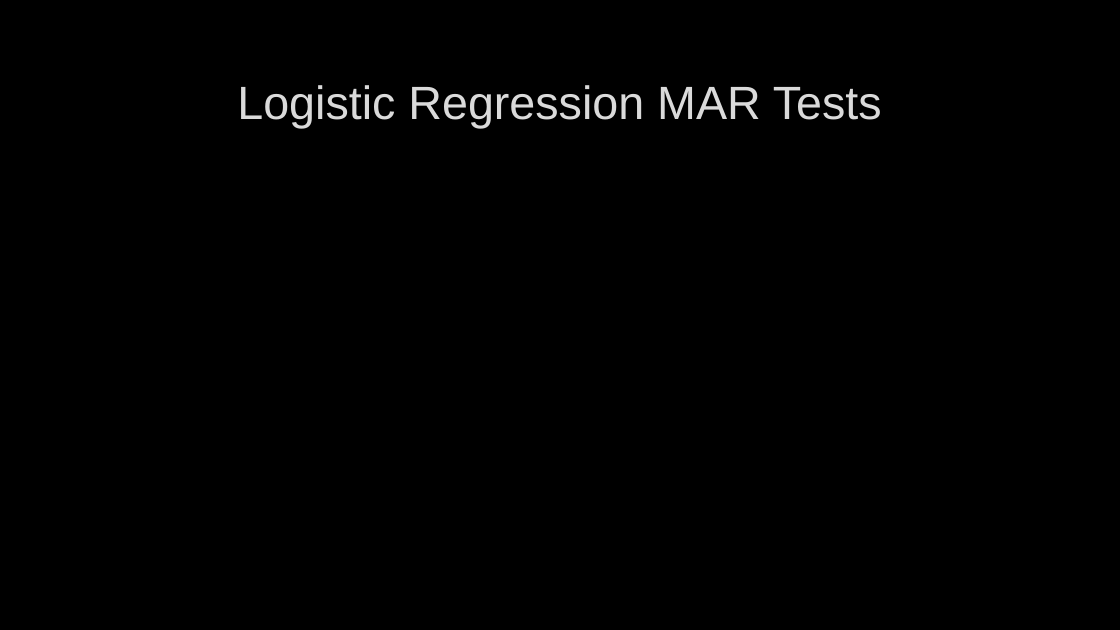
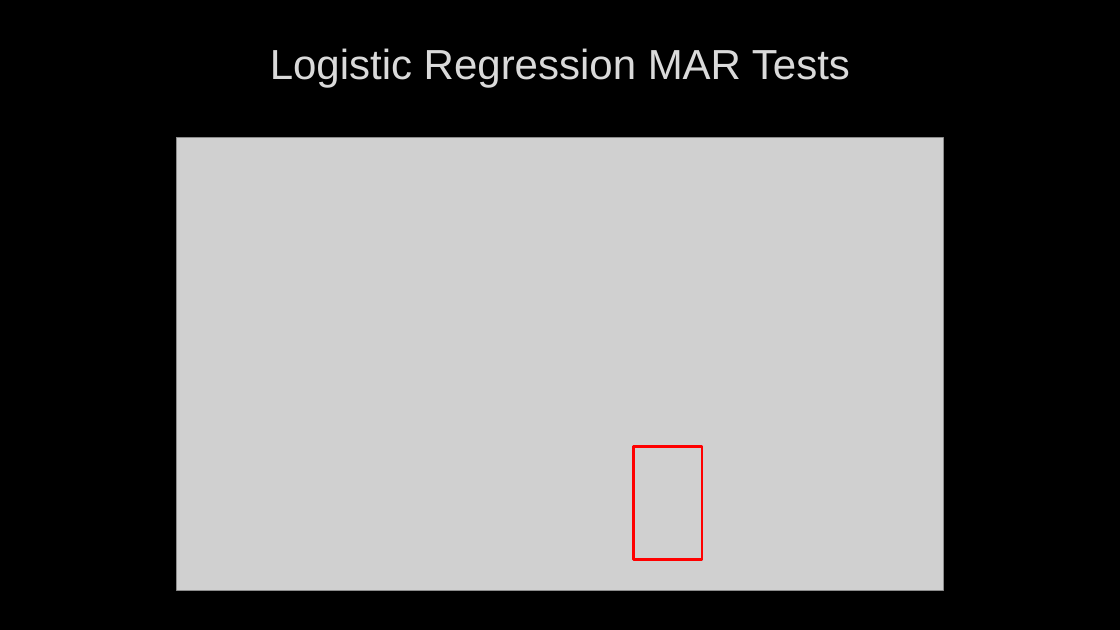
Before and after one commit to sdewittiii/Missing-Data-Imputation, a slide deck: slide 17 of Presentation/Multiple Imputation in Stata Tutorial.pptx (slide 18 before the commit). Drawn at 1120x630 pixels with LibreOffice and Linux fonts; fonts in the diff are those of the drawing; grey boxes stand for pictures; background and template pictures are left out. Boxes give left, top, right and bottom in pixels: in the first picture for what was removed or moved away, otherwise in the second. Text is boxed around its words. In the diff, an @@ line names an element or a change of style, - is before the commit and + after.

Commit message:
Finalizing Presentation
Finishing up the presentation and moving some files around. Might return to the Markdown format someday. It does mostly, it just did not want to show code and results for some reason on the slides. Need more time to debug it, but it's far easier to do that in R anyhow.

```diff
--- a/Presentation/Multiple Imputation in Stata Tutorial.pptx
+++ b/Presentation/Multiple Imputation in Stata Tutorial.pptx
@@ title "Logistic Regression MAR Tests": place and size @@
-title "Logistic Regression MAR Tests" at box(237, 85, 882, 128)
+title "Logistic Regression MAR Tests" at box(270, 48, 850, 87)
@@ title "Logistic Regression MAR Tests" at box(270, 48, 850, 87): size 40 to 36 pt @@
@@ picture added at box(177, 137, 944, 591) @@
@@ rectangle added at box(634, 446, 702, 560), outline #FF0000 2.25 pt @@
```
Also in this commit, not shown: 7 other slides changed, 7 slides added, 1 slide removed, 12 other files.
